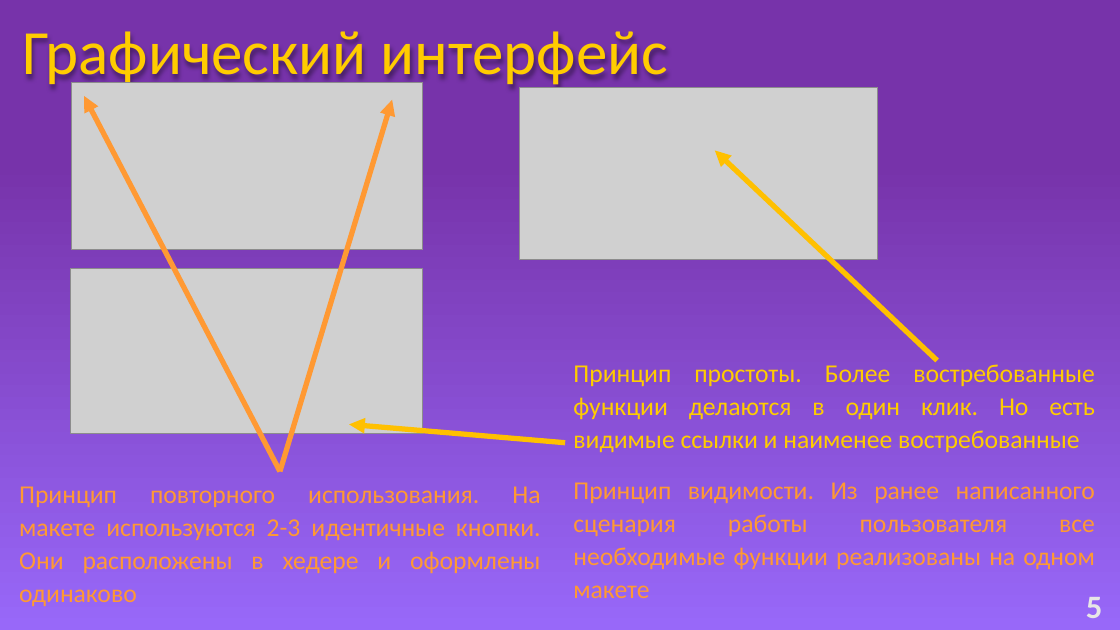
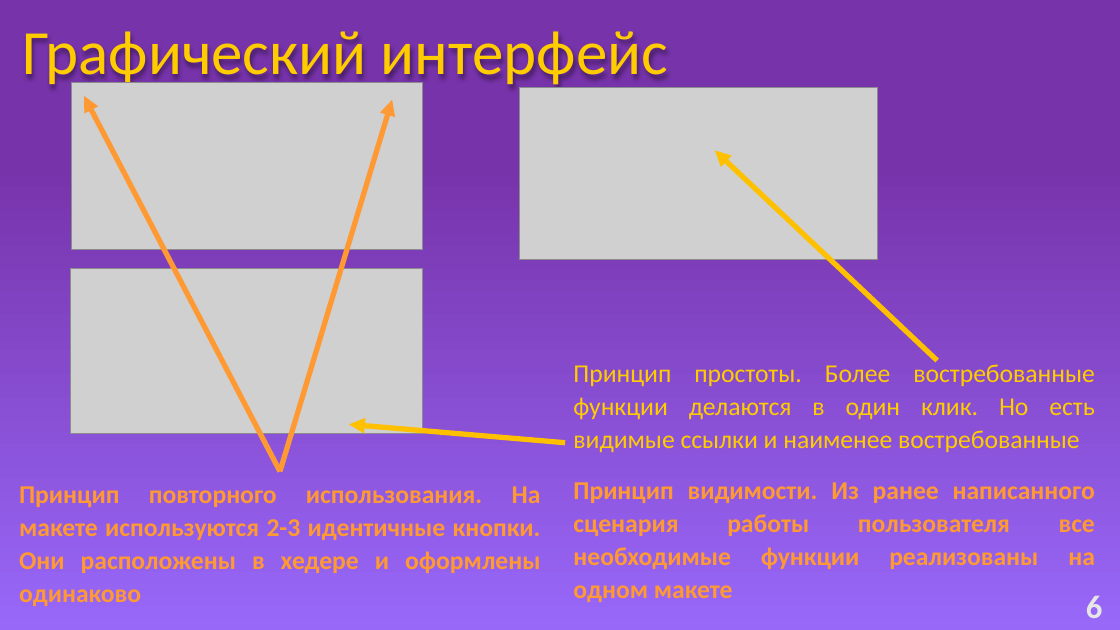
Before and after one commit to Baton4ik2007/Mdk, a slide deck: slide 6 of MDK.pptx (slide 5 before the commit). Drawn at 1120x630 pixels with LibreOffice and Linux fonts; fonts in the diff are those of the drawing; grey boxes stand for pictures. Boxes give left, top, right and bottom in pixels: in the first picture for what was removed or moved away, otherwise in the second. Text is boxed around its words. In the diff, an @@ line names an element or a change of style, - is before the commit and + after.

```diff
--- a/MDK.pptx
+++ b/MDK.pptx
@@ text "Принцип повторного использования. На макете ..." at (x1=19, y1=486, x2=541, y2=606): bold on @@
@@ text "Принцип видимости. Из ранее написанного ..." at (x1=573, y1=482, x2=1095, y2=602): bold on @@
@@ text at (x1=1086, y1=596, x2=1103, y2=618): text changed @@
-5
+6
```
Also in this commit, not shown: 6 other slides changed, 4 slides added, 1 slide removed.
